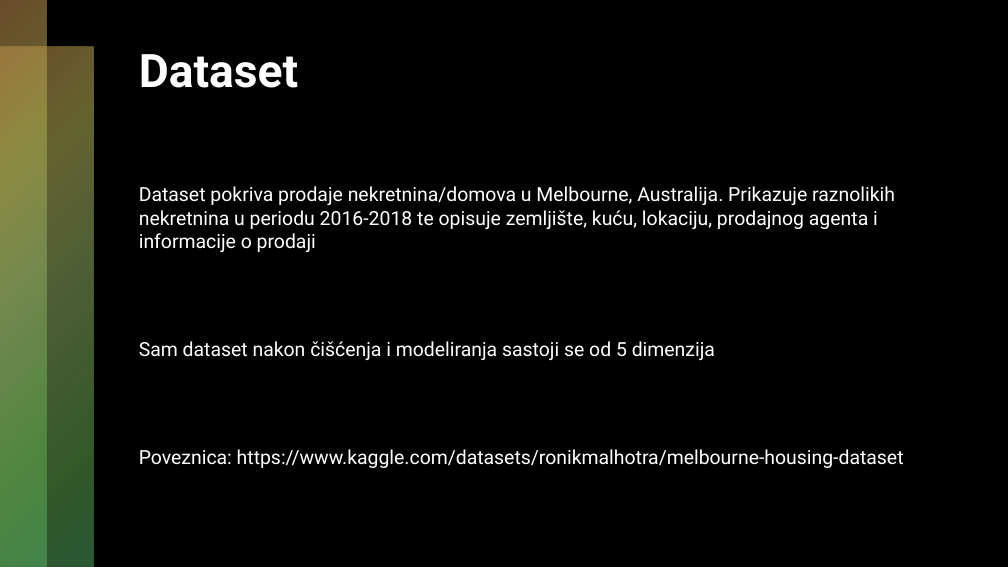
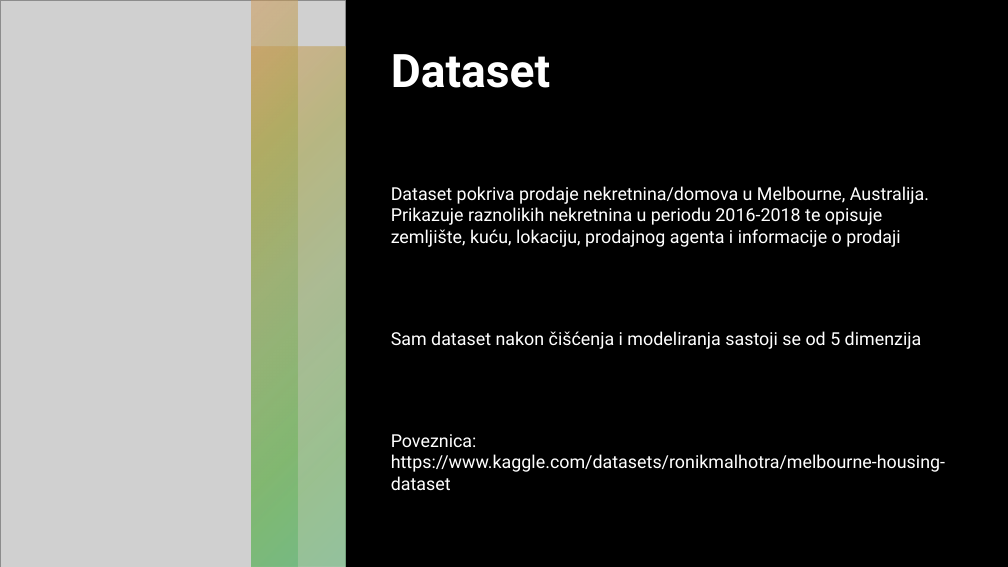
Before and after one commit to mateokocev/sirp, a slide deck: slide 2 of Analiza tržišta nekretnina u Melbouneu 2016-2018.pptx. Drawn at 1008x567 pixels with LibreOffice and Linux fonts; fonts in the diff are those of the drawing; grey boxes stand for pictures. Boxes give left, top, right and bottom in pixels: in the first picture for what was removed or moved away, otherwise in the second. Text is boxed around its words. In the diff, an @@ line names an element or a change of style, - is before the commit and + after.

```diff
--- a/Analiza tržišta nekretnina u Melbouneu 2016-2018.pptx
+++ b/Analiza tržišta nekretnina u Melbouneu 2016-2018.pptx
@@ rectangle added at (0, 0, 1008, 567), fill #000000 @@
@@ picture added at (0, 0, 345, 567) @@
@@ rectangle added at (251, 0, 298, 567), fill gradient #D19651 to #A9A64F to #90AB63 to #66B253 to #58B46B @@
@@ rectangle added at (251, 47, 345, 567), fill gradient #D19651 to #A9A64F to #90AB63 to #66B253 to #58B46B @@
@@ title "Dataset": place and size @@
-title "Dataset" at (139, 54, 298, 88)
+title "Dataset" at (391, 54, 550, 88)
@@ text "Dataset pokriva prodaje nekretnina/domova u ...": place and size @@
-text "Dataset pokriva prodaje nekretnina/domova u ..." at (139, 186, 904, 468)
+text "Dataset pokriva prodaje nekretnina/domova u ..." at (391, 186, 945, 490)
@@ text "Dataset pokriva prodaje nekretnina/domova u ..." at (391, 186, 945, 490): size 18.5 to 17 pt @@
```
Also in this commit, not shown: 1 other slide changed, 38 slides added, 2 other files.
